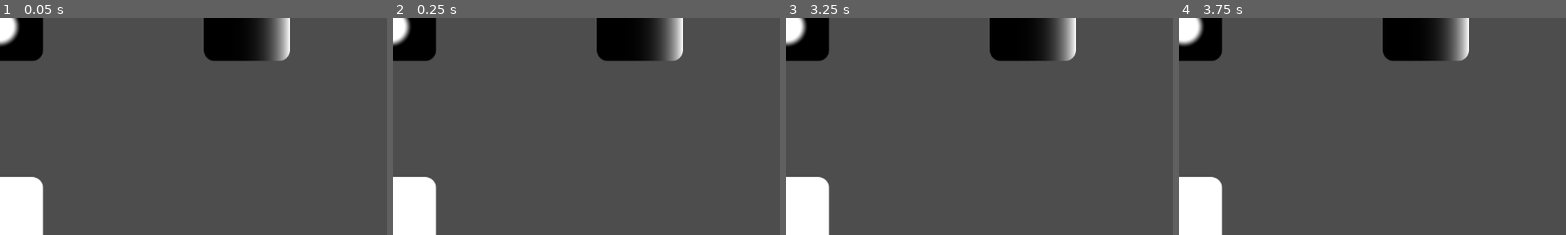
Above: before the commit, frames 1-4 (left to right).
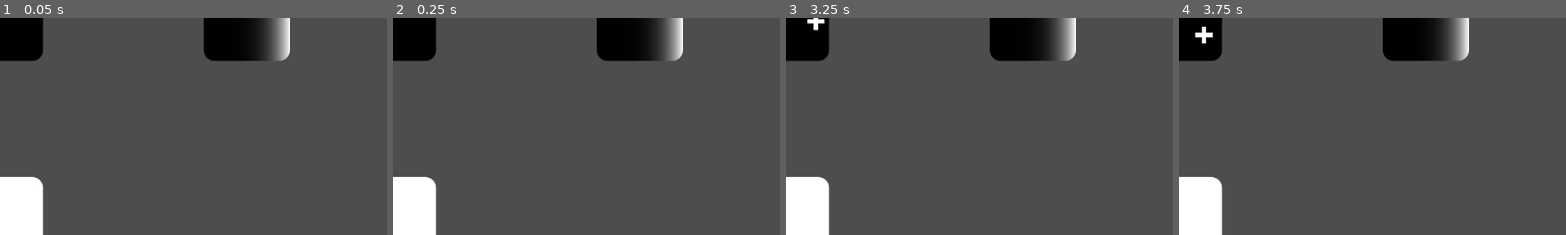
Above: after the commit, the same moments.

Repository: AtomicAntt/DemosVFX
Game: Godot game, scene res://main_2d.tscn
The game is run twice, just before and just after one commit, with the same random seed, the same clock (stepped at 60 frames per second) and the same inputs. This scene is started directly instead of the project's main scene. The engine's default icon, where the game draws it, is replaced by a stand-in: a white triangle on a blue panel in a dark square.
Inputs:
- Up to frame 1 (0.05 s): no input
- Up to frame 2 (0.25 s): no input
- Up to frame 3 (3.25 s): no input
- Up to frame 4 (3.75 s): no input
The pictures show only the part of the screen within x 0-50%, y 0-50%; the shares and areas given below are measured in that part.

The runs differ from the first frame. In frame 1, 0.6% of the frame differs, in the area x 0-6%, y 0-13%; in frame 2, 0.5%; in frame 3, 0.7%; in frame 4, 0.8%, in the area x 0-9%, y 0-13%.

Commit message:
Add more 2D shaders.

Diff:
--- /dev/null
+++ b/Shaders/2D/cross.gdshader
@@ -0,0 +1,29 @@
+shader_type canvas_item;
+// https://thebookofshaders.com/08/
+
+uniform float speed : hint_range(0.0, 0.5) = 0.35;
+uniform float cross_size : hint_range(0.0, 0.4) = 0.2;
+
+float box(vec2 uv, vec2 size){
+	size = vec2(0.5) - size * 0.5;
+	vec2 st = step(size, uv);
+	st *= step(size, vec2(1.0)-uv);
+	return st.x * st.y;
+}
+
+float make_cross(vec2 uv, float size){
+	float value1 = box(uv, vec2(size, size/4.)); // vertical
+	float value2 = box(uv, vec2(size/4., size)); // horizontal
+	return value1 + value2;
+}
+
+void fragment() {
+	//float new_cross = make_cross(UV, 0.2);
+	//COLOR.rgb = vec3(new_cross);
+	vec2 circular_translation = vec2(cos(TIME), sin(TIME));
+	vec2 uv = UV + circular_translation * speed;
+
+	vec3 color_result = vec3(0.0);
+	color_result += make_cross(uv, cross_size);
+	COLOR.rgb = color_result;
+}
--- /dev/null
+++ b/Shaders/2D/square.gdshader
@@ -0,0 +1,26 @@
+shader_type canvas_item;
+
+uniform float square_size1 : hint_range(0.1, 0.5) = 0.25;
+uniform float square_size2 : hint_range(0.1, 0.5) = 0.35;
+
+uniform float blur : hint_range(0.0, 0.2) = 0.02;
+
+void fragment() {
+	vec2 center = UV - vec2(0.5, 0.5);
+	//vec2 radius = abs(center);
+	//float highest_radius = max(radius.x, radius.y);
+	//float value1 = smoothstep(square_size1-blur, square_size1+blur, highest_radius);
+	//float value2 = 1.0-smoothstep(square_size2-blur, square_size2+blur, highest_radius);
+	//float value = value1 * value2;
+	//
+	//COLOR.rgb = vec3(value);
+
+	float r = length(max(abs(center)-.1, 0.0));
+	//// We can't do below because values might become negative, which with length, equates to a positive number
+	////r = length(abs(center)-.1);
+	//
+	//COLOR.rgb = vec3(r);
+
+	float value = step(square_size1, r);
+	COLOR.rgb = vec3(value);
+}
--- a/main_2d.tscn
+++ b/main_2d.tscn
@@ -5,9 +5,11 @@
 [ext_resource type="Shader" uid="uid://cfgrse3kqh4e" path="res://Shaders/2D/half_step.gdshader" id="3_1hbw6"]
 [ext_resource type="Shader" uid="uid://c66e6yeutqu4x" path="res://Shaders/2D/simple_gradient.gdshader" id="3_8hhxv"]
 [ext_resource type="Shader" uid="uid://bfphxwem63a4p" path="res://Shaders/2D/color_mix_gradient.gdshader" id="3_13uql"]
+[ext_resource type="Shader" uid="uid://bu8js7h8g0t6r" path="res://Shaders/2D/cross.gdshader" id="3_coknk"]
 [ext_resource type="Shader" uid="uid://2tqeagearly3" path="res://Shaders/2D/exponential_gradient.gdshader" id="3_jmyjl"]
 [ext_resource type="Shader" uid="uid://dgr4felivwqmd" path="res://Shaders/2D/two_color_mix.gdshader" id="3_ofc6w"]
 [ext_resource type="Shader" uid="uid://d0s5hs8kidfbo" path="res://Shaders/2D/circle.gdshader" id="3_q6avo"]
+[ext_resource type="Shader" uid="uid://ivmxrrktaw8w" path="res://Shaders/2D/square.gdshader" id="3_sxeyp"]
 [ext_resource type="Shader" uid="uid://bir48uoim7j4o" path="res://Shaders/2D/half_smoothstep.gdshader" id="3_t7h21"]
 [ext_resource type="Shader" uid="uid://1xrp0kb0gs1k" path="res://Shaders/2D/rectangle.gdshader" id="3_yhyqj"]
 
@@ -15,6 +17,17 @@
 shader = ExtResource("1_4l5f2")
 shader_parameter/fade = 0.40000000596048
 shader_parameter/blur = 0.01999999955296
+
+[sub_resource type="ShaderMaterial" id="ShaderMaterial_twkok"]
+shader = ExtResource("3_coknk")
+shader_parameter/speed = 0.35
+shader_parameter/cross_size = 0.2
+
+[sub_resource type="ShaderMaterial" id="ShaderMaterial_exwtt"]
+shader = ExtResource("3_sxeyp")
+shader_parameter/square_size1 = 0.10000000149012
+shader_parameter/square_size2 = 0.35
+shader_parameter/blur = 0.02
 
 [sub_resource type="ShaderMaterial" id="ShaderMaterial_coknk"]
 shader = ExtResource("3_q6avo")
@@ -60,8 +73,20 @@
 position = Vector2(-321, 0)
 texture = ExtResource("2_8hhxv")
 
-[node name="Circle" type="Sprite2D" parent="." unique_id=1040170356]
+[node name="Cross" type="Sprite2D" parent="." unique_id=1040170356]
+material = SubResource("ShaderMaterial_twkok")
+rotation = 0.00017340037
+texture = ExtResource("2_8hhxv")
+
+[node name="Square2" type="Sprite2D" parent="." unique_id=1925023328]
+material = SubResource("ShaderMaterial_exwtt")
+position = Vector2(-296, -315)
+rotation = 0.00017340037
+texture = ExtResource("2_8hhxv")
+
+[node name="Circle2" type="Sprite2D" parent="." unique_id=2036539091]
 material = SubResource("ShaderMaterial_coknk")
+position = Vector2(-982, 0)
 rotation = 0.00017340037
 texture = ExtResource("2_8hhxv")
 
Not shown, added: Shaders/2D/cross.gdshader.uid
Not shown, added: Shaders/2D/square.gdshader.uid
